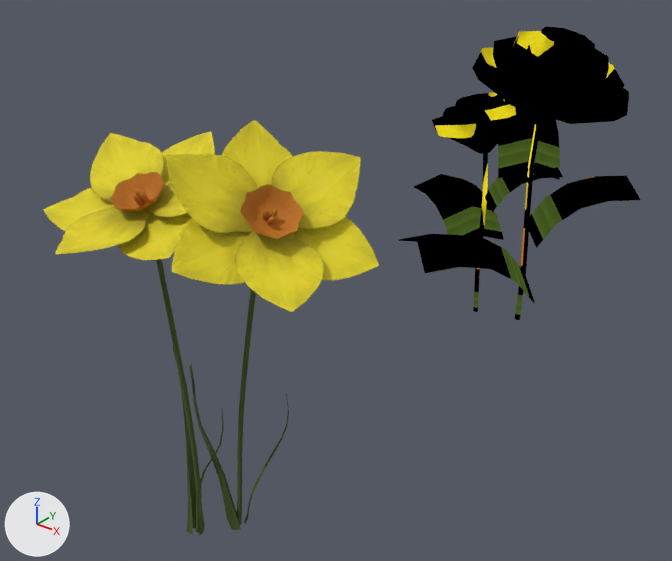
The glTF model tap-to-place-with-menu/assets/models/narcissus_flower.glb: old version first, new version second.
Rendered twice from a 50 mm camera at (3.75, -3.22, 4.2) aimed at (-0.14, 1.64, 1.19). The axes (+X, +Y, +Z) are drawn at lower left. The lights are the same throughout. The first picture is the older version. Where no turn or scale is listed for an object, it has been applied to the vertices.

The scene before the commit, as lines of its bpy script (objects in view):
```python
me_chinese_rose_chinese_rose_mat_0 = bpy.data.meshes.new('chinese_rose_chinese_rose_mat_0')
me_chinese_rose_chinese_rose_mat_0.from_pydata(...)  # 490 vertices, 767 faces; spans x -0.94..0.9, y -1.12..0.81, z 0.0..2.73
me_chinese_rose_chinese_rose_mat_0.materials.append(mat_chinese_rose_mat)
me_chinese_rose_small_chinese_rose_mat_0 = bpy.data.meshes.new('chinese_rose_small_chinese_rose_mat_0')
me_chinese_rose_small_chinese_rose_mat_0.from_pydata(...)  # 344 vertices, 539 faces; spans x -0.88..0.64, y -0.55..0.55, z 0.0..2.12
me_chinese_rose_small_chinese_rose_mat_0.materials.append(mat_chinese_rose_mat)
me_cylinder_002_narcissus_opague_1_0 = bpy.data.meshes.new('Cylinder.002_narcissus_opague_1_0')
me_cylinder_002_narcissus_opague_1_0.from_pydata(...)  # 262 vertices, 442 faces; spans x -0.3..0.31, y -0.22..0.22, z 0.0..2.45
me_cylinder_002_narcissus_opague_1_0.materials.append(mat_narcissus_opague_1)
ob_chinese_rose_chinese_rose_mat_0 = bpy.data.objects.new('chinese_rose_chinese_rose_mat_0', me_chinese_rose_chinese_rose_mat_0)
ob_chinese_rose_chinese_rose_mat_0.location = (0.2, 3.984, 0.0)
ob_chinese_rose_small_chinese_rose_mat_0 = bpy.data.objects.new('chinese_rose_small_chinese_rose_mat_0', me_chinese_rose_small_chinese_rose_mat_0)
ob_chinese_rose_small_chinese_rose_mat_0.location = (-0.197, 3.984, 0.0)
ob_cylinder_002_narcissus_opague_1_0 = bpy.data.objects.new('Cylinder.002_narcissus_opague_1_0', me_cylinder_002_narcissus_opague_1_0)
ob_cylinder_002_narcissus_opague_1_0.location = (0.0, 0.0, 0.0)
# also in view: 'Cylinder.001_narcissus_transparent_1_0' at (0.81, -0.07, 2.5); 'Cylinder.001_narcissus_opague_1_0' at (0.4, 0.15, 1.25); 'Cylinder.002_narcissus_transparent_1_0' at (-0.05, -0.19, 2.45)
```
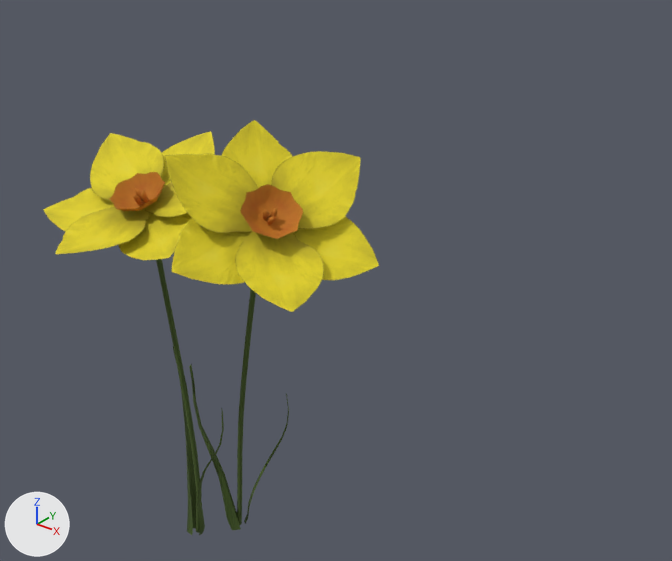
The edits, one by one:
Object 'chinese_rose_chinese_rose_mat_0' (ob_chinese_rose_chinese_rose_mat_0) is deleted.
Object 'chinese_rose_small_chinese_rose_mat_0' (ob_chinese_rose_small_chinese_rose_mat_0) is deleted.

Boxes (x1, y1, x2, y2) around the edits, measured in the pictures (672 x 561 px):
'chinese_rose_chinese_rose_mat_0', deleted: before (398, 26, 640, 320)
'chinese_rose_small_chinese_rose_mat_0', deleted: before (414, 92, 563, 312)
